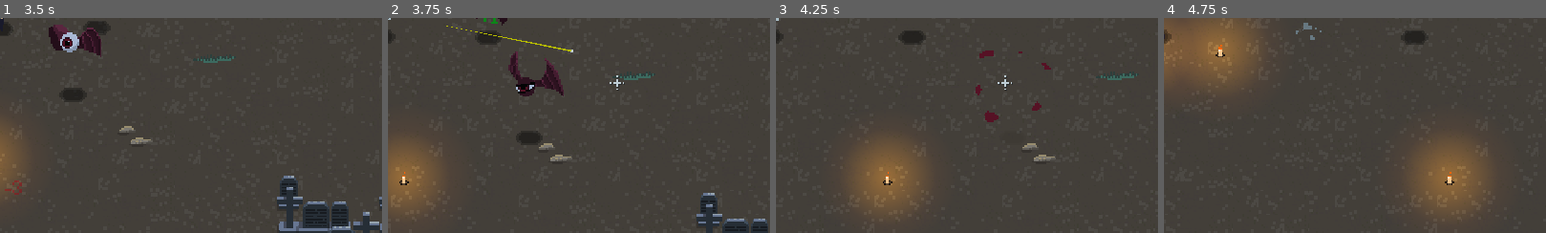
Above: before the commit, frames 1-4 (left to right).
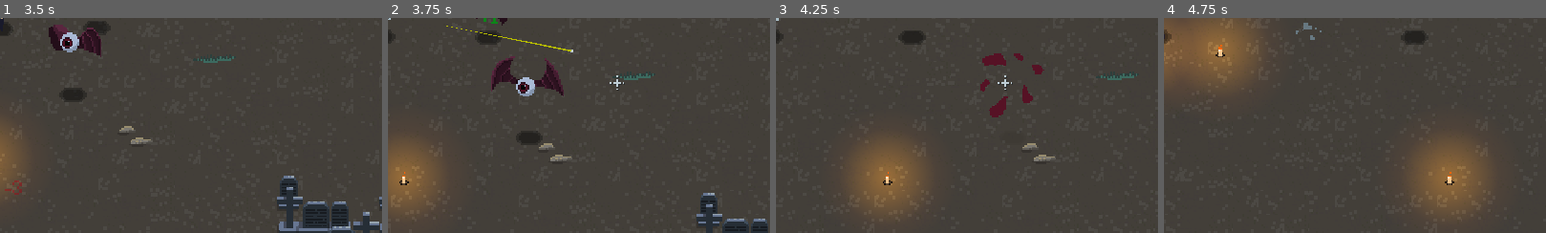
Above: after the commit, the same moments.

Repository: Niimphu/JGJ24
Game: Godot game, scene res://scenes/game/game.tscn
Two runs of this game, one before a commit and one after it. Both use one fixed random seed, a clock stepped at 60 frames per second and the inputs below.
Inputs (mouse positions are % of the whole screen's width and height, from its top left):
- Up to frame 1 (3.5 s): tap Enter at 0.5 s; move the mouse to (72, 45) at 0.52 s; hold D (move_right) 0.53-1.28 s; click (72, 45) at 0.6 s; move the mouse to (30, 55) at 1.27 s; hold S (move_down) 1.28-2.03 s; tap Space (roll) at 1.35, 2.85 s; move the mouse to (60, 28) at 2.02 s; hold D (move_right) 2.03-2.78 s; click (60, 28) at 2.1 s; move the mouse to (45, 70) at 2.77 s; hold W (move_up) from 2.78 s (still down)
- Up to frame 2 (3.75 s): move the mouse to (80, 65) at 3.52 s; release W (move_up) at 3.53 s; hold A (move_left) from 3.53 s (still down); click (80, 65) at 3.6 s
- Up to frame 3 (4.25 s): keep holding A (move_left); tap R (reload) at 4.15 s
- Up to frame 4 (4.75 s): keep holding A (move_left); move the mouse to (20, 35) at 4.27 s; tap Space (roll) at 4.35 s
The pictures show only the part of the screen within x 50-100%, y 50-100%; the shares and areas given below are measured in that part.

Frame 1 is identical in both runs. In frame 2, 1.0% of the frame differs, in the area x 27-39%, y 15-37%; in frame 3, 1.2%, in the area x 52-72%, y 15-49%; in frame 4, nothing differs.

Commit message:
nice

Diff:
--- a/scenes/entities/base_enemy.tscn
+++ b/scenes/entities/base_enemy.tscn
@@ -50,11 +50,6 @@
 collision_layer = 64
 collision_mask = 4
 
-[node name="HitboxShape" type="CollisionShape2D" parent="Hitbox"]
-position = Vector2(0.191149, -6.86955)
-shape = SubResource("RectangleShape2D_7a8j7")
-disabled = true
-
 [node name="Ray" type="RayCast2D" parent="."]
 collision_mask = 3
 
--- a/scenes/entities/eye_bat.tscn
+++ b/scenes/entities/eye_bat.tscn
@@ -9,8 +9,8 @@
 [sub_resource type="CircleShape2D" id="CircleShape2D_78dst"]
 radius = 19.4589
 
-[sub_resource type="CircleShape2D" id="CircleShape2D_5338i"]
-radius = 28.2241
+[sub_resource type="CircleShape2D" id="CircleShape2D_ducrx"]
+radius = 28.0793
 
 [sub_resource type="Animation" id="Animation_wodbu"]
 length = 0.001
@@ -53,102 +53,102 @@
 tracks/3/type = "value"
 tracks/3/imported = false
 tracks/3/enabled = true
+tracks/3/path = NodePath("DeathSound:playing")
+tracks/3/interp = 1
+tracks/3/loop_wrap = true
+tracks/3/keys = {
+"times": PackedFloat32Array(0),
+"transitions": PackedFloat32Array(1),
+"update": 1,
+"values": [true]
+}
+tracks/4/type = "value"
+tracks/4/imported = false
+tracks/4/enabled = true
+tracks/4/path = NodePath("AnimationPlayer/Flap:playing")
+tracks/4/interp = 1
+tracks/4/loop_wrap = true
+tracks/4/keys = {
+"times": PackedFloat32Array(0),
+"transitions": PackedFloat32Array(1),
+"update": 1,
+"values": [false]
+}
+tracks/5/type = "value"
+tracks/5/imported = false
+tracks/5/enabled = true
+tracks/5/path = NodePath("AnimationPlayer/Attack:playing")
+tracks/5/interp = 1
+tracks/5/loop_wrap = true
+tracks/5/keys = {
+"times": PackedFloat32Array(0),
+"transitions": PackedFloat32Array(1),
+"update": 1,
+"values": [false]
+}
+tracks/6/type = "value"
+tracks/6/imported = false
+tracks/6/enabled = true
+tracks/6/path = NodePath("Hitbox/HitboxShape:disabled")
+tracks/6/interp = 1
+tracks/6/loop_wrap = true
+tracks/6/keys = {
+"times": PackedFloat32Array(0),
+"transitions": PackedFloat32Array(1),
+"update": 1,
+"values": [true]
+}
+
+[sub_resource type="Animation" id="Animation_fbfvt"]
+resource_name = "attack"
+step = 0.05
+tracks/0/type = "value"
+tracks/0/imported = false
+tracks/0/enabled = true
+tracks/0/path = NodePath("Body:frame")
+tracks/0/interp = 1
+tracks/0/loop_wrap = true
+tracks/0/keys = {
+"times": PackedFloat32Array(0, 0.1, 0.2, 0.3, 0.4, 0.5, 0.6, 0.65, 0.7, 0.75, 0.8, 0.85, 0.9, 0.95),
+"transitions": PackedFloat32Array(1, 1, 1, 1, 1, 1, 1, 1, 1, 1, 1, 1, 1, 1),
+"update": 1,
+"values": [2, 9, 10, 6, 7, 3, 5, 5, 0, 1, 2, 3, 4, 5]
+}
+tracks/1/type = "value"
+tracks/1/imported = false
+tracks/1/enabled = true
+tracks/1/path = NodePath("Body:position")
+tracks/1/interp = 1
+tracks/1/loop_wrap = true
+tracks/1/keys = {
+"times": PackedFloat32Array(0, 0.2, 0.3, 0.4, 0.5),
+"transitions": PackedFloat32Array(1, 1, 1, 1, 1),
+"update": 0,
+"values": [Vector2(0, -33), Vector2(0, -25), Vector2(0, -33), Vector2(0, -40), Vector2(0, -33)]
+}
+tracks/2/type = "value"
+tracks/2/imported = false
+tracks/2/enabled = true
+tracks/2/path = NodePath("AnimationPlayer/Attack:playing")
+tracks/2/interp = 1
+tracks/2/loop_wrap = true
+tracks/2/keys = {
+"times": PackedFloat32Array(0.3),
+"transitions": PackedFloat32Array(1),
+"update": 1,
+"values": [true]
+}
+tracks/3/type = "value"
+tracks/3/imported = false
+tracks/3/enabled = true
 tracks/3/path = NodePath("Hitbox/HitboxShape:disabled")
 tracks/3/interp = 1
 tracks/3/loop_wrap = true
 tracks/3/keys = {
-"times": PackedFloat32Array(0),
-"transitions": PackedFloat32Array(1),
-"update": 1,
-"values": [true]
-}
-tracks/4/type = "value"
-tracks/4/imported = false
-tracks/4/enabled = true
-tracks/4/path = NodePath("DeathSound:playing")
-tracks/4/interp = 1
-tracks/4/loop_wrap = true
-tracks/4/keys = {
-"times": PackedFloat32Array(0),
-"transitions": PackedFloat32Array(1),
-"update": 1,
-"values": [true]
-}
-tracks/5/type = "value"
-tracks/5/imported = false
-tracks/5/enabled = true
-tracks/5/path = NodePath("AnimationPlayer/Flap:playing")
-tracks/5/interp = 1
-tracks/5/loop_wrap = true
-tracks/5/keys = {
-"times": PackedFloat32Array(0),
-"transitions": PackedFloat32Array(1),
-"update": 1,
-"values": [false]
-}
-tracks/6/type = "value"
-tracks/6/imported = false
-tracks/6/enabled = true
-tracks/6/path = NodePath("AnimationPlayer/Attack:playing")
-tracks/6/interp = 1
-tracks/6/loop_wrap = true
-tracks/6/keys = {
-"times": PackedFloat32Array(0),
-"transitions": PackedFloat32Array(1),
-"update": 1,
-"values": [false]
-}
-
-[sub_resource type="Animation" id="Animation_fbfvt"]
-resource_name = "attack"
-step = 0.05
-tracks/0/type = "value"
-tracks/0/imported = false
-tracks/0/enabled = true
-tracks/0/path = NodePath("Body:frame")
-tracks/0/interp = 1
-tracks/0/loop_wrap = true
-tracks/0/keys = {
-"times": PackedFloat32Array(0, 0.1, 0.2, 0.3, 0.4, 0.5, 0.6, 0.65, 0.7, 0.75, 0.8, 0.85, 0.9, 0.95),
-"transitions": PackedFloat32Array(1, 1, 1, 1, 1, 1, 1, 1, 1, 1, 1, 1, 1, 1),
-"update": 1,
-"values": [2, 9, 10, 6, 7, 3, 5, 5, 0, 1, 2, 3, 4, 5]
-}
-tracks/1/type = "value"
-tracks/1/imported = false
-tracks/1/enabled = true
-tracks/1/path = NodePath("Body:position")
-tracks/1/interp = 1
-tracks/1/loop_wrap = true
-tracks/1/keys = {
-"times": PackedFloat32Array(0, 0.2, 0.3, 0.4, 0.5),
-"transitions": PackedFloat32Array(1, 1, 1, 1, 1),
-"update": 0,
-"values": [Vector2(0, -33), Vector2(0, -25), Vector2(0, -33), Vector2(0, -40), Vector2(0, -33)]
-}
-tracks/2/type = "value"
-tracks/2/imported = false
-tracks/2/enabled = true
-tracks/2/path = NodePath("Hitbox/HitboxShape:disabled")
-tracks/2/interp = 1
-tracks/2/loop_wrap = true
-tracks/2/keys = {
 "times": PackedFloat32Array(0, 0.3, 0.5),
 "transitions": PackedFloat32Array(1, 1, 1),
 "update": 1,
 "values": [true, false, true]
-}
-tracks/3/type = "value"
-tracks/3/imported = false
-tracks/3/enabled = true
-tracks/3/path = NodePath("AnimationPlayer/Attack:playing")
-tracks/3/interp = 1
-tracks/3/loop_wrap = true
-tracks/3/keys = {
-"times": PackedFloat32Array(0.3),
-"transitions": PackedFloat32Array(1),
-"update": 1,
-"values": [true]
 }
 
 [sub_resource type="Animation" id="Animation_iu10f"]
@@ -183,16 +183,16 @@
 
 [sub_resource type="Animation" id="Animation_10o5s"]
 resource_name = "death"
-length = 0.66
-step = 0.06
-tracks/0/type = "value"
-tracks/0/imported = false
-tracks/0/enabled = true
-tracks/0/path = NodePath("Body:frame")
-tracks/0/interp = 1
-tracks/0/loop_wrap = true
-tracks/0/keys = {
-"times": PackedFloat32Array(0, 0.0588235, 0.117647, 0.176471, 0.235294, 0.352941, 0.470588, 0.588235),
+length = 0.7
+step = 0.1
+tracks/0/type = "value"
+tracks/0/imported = false
+tracks/0/enabled = true
+tracks/0/path = NodePath("Body:frame")
+tracks/0/interp = 1
+tracks/0/loop_wrap = true
+tracks/0/keys = {
+"times": PackedFloat32Array(0, 0.1, 0.2, 0.3, 0.4, 0.5, 0.6, 0.7),
 "transitions": PackedFloat32Array(1, 1, 1, 1, 1, 1, 1, 1),
 "update": 1,
 "values": [8, 9, 10, 11, 12, 13, 14, 15]
@@ -257,9 +257,10 @@
 position = Vector2(-0.010214, -1.00608)
 shape = SubResource("CircleShape2D_78dst")
 
-[node name="HitboxShape" parent="Hitbox" index="0"]
-position = Vector2(-0.477773, -31.84)
-shape = SubResource("CircleShape2D_5338i")
+[node name="HitboxShape" type="CollisionShape2D" parent="Hitbox" index="0"]
+position = Vector2(-0.280617, -30.5871)
+shape = SubResource("CircleShape2D_ducrx")
+disabled = true
 
 [node name="BatAttack" type="Node2D" parent="." index="6"]
 script = ExtResource("3_l3q75")
--- a/scenes/entities/player.tscn
+++ b/scenes/entities/player.tscn
@@ -504,7 +504,6 @@
 
 [node name="Step" type="AudioStreamPlayer" parent="AnimationPlayer"]
 stream = ExtResource("11_u1akm")
-volume_db = 5.0
 bus = &"SFX"
 
 [node name="Roll" type="AudioStreamPlayer" parent="AnimationPlayer"]
Not shown, changed: assets/sounds/step.wav
